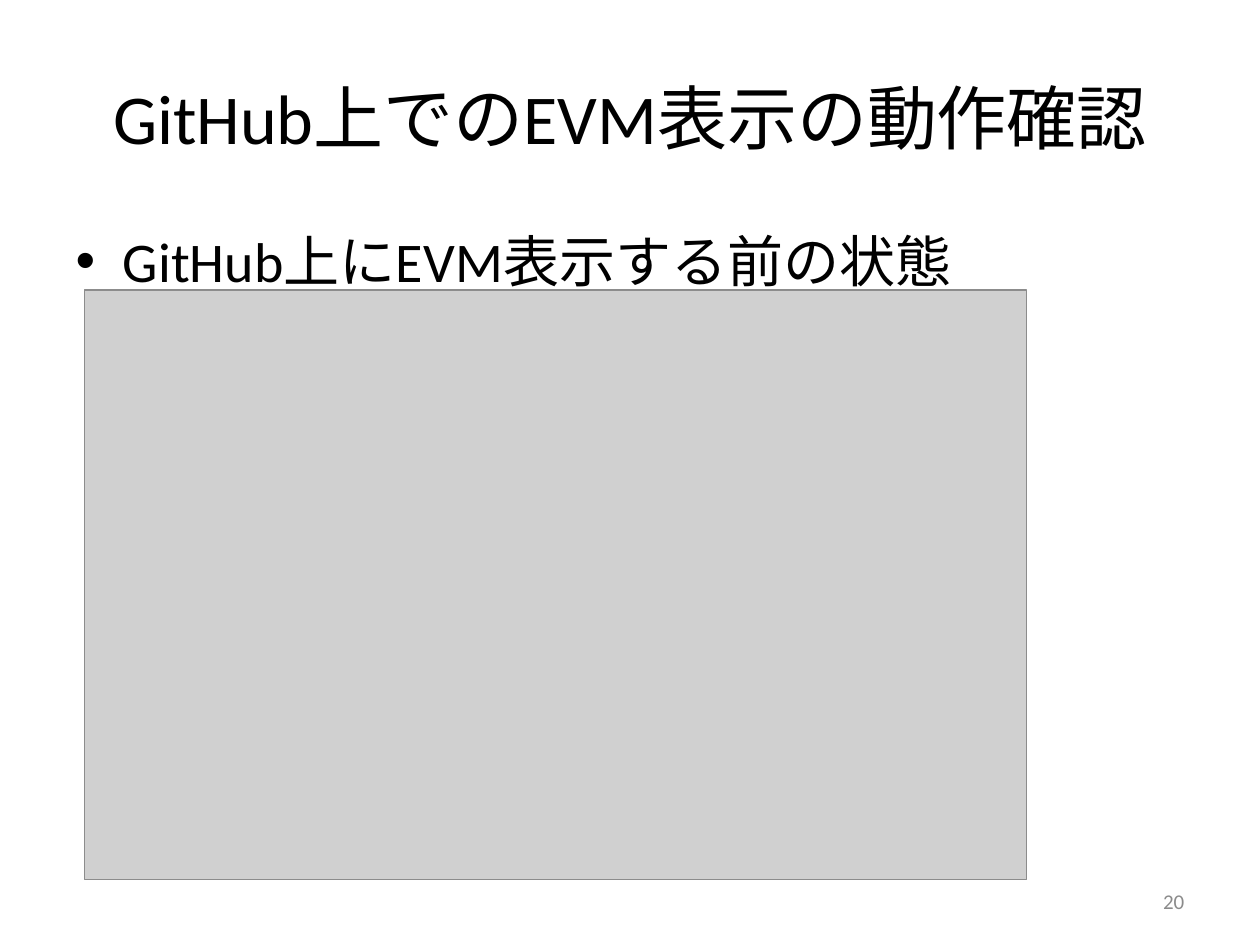
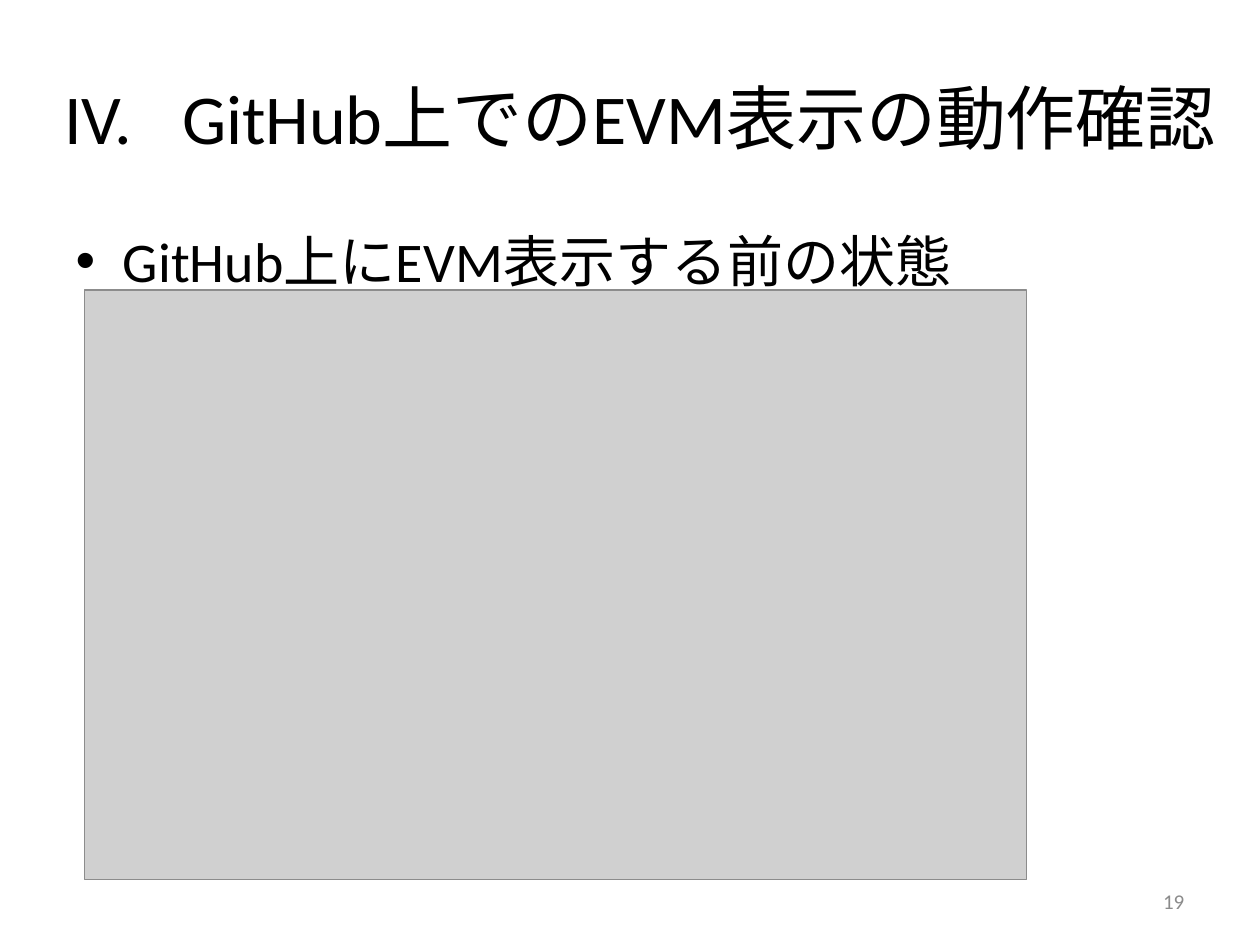
Before and after one commit to keimatsui/kadai, a slide deck: slide 19 of 卒業論文/2012/工藤亮/卒論発表（工藤）.pptx (slide 20 before the commit). Drawn at 1260x945 pixels with LibreOffice and Linux fonts; fonts in the diff are those of the drawing; grey boxes stand for pictures. Boxes give left, top, right and bottom in pixels: in the first picture for what was removed or moved away, otherwise in the second. Text is boxed around its words. In the diff, an @@ line names an element or a change of style, - is before the commit and + after.

```diff
--- a/卒業論文/2012/工藤亮/卒論発表（工藤）.pptx
+++ b/卒業論文/2012/工藤亮/卒論発表（工藤）.pptx
@@ title "GitHub上でのEVM表示の動作確認": place and size @@
-title "GitHub上でのEVM表示の動作確認" at box(113, 86, 1147, 150)
+title "GitHub上でのEVM表示の動作確認" at box(182, 86, 1216, 150)
@@ title "GitHub上でのEVM表示の動作確認" at box(182, 86, 1216, 150): bullet none to I. @@
@@ page number at box(1163, 895, 1184, 909): text changed @@
-20
+19
```
Also in this commit, not shown: 8 other slides changed, 1 slide removed, 1 other file.
